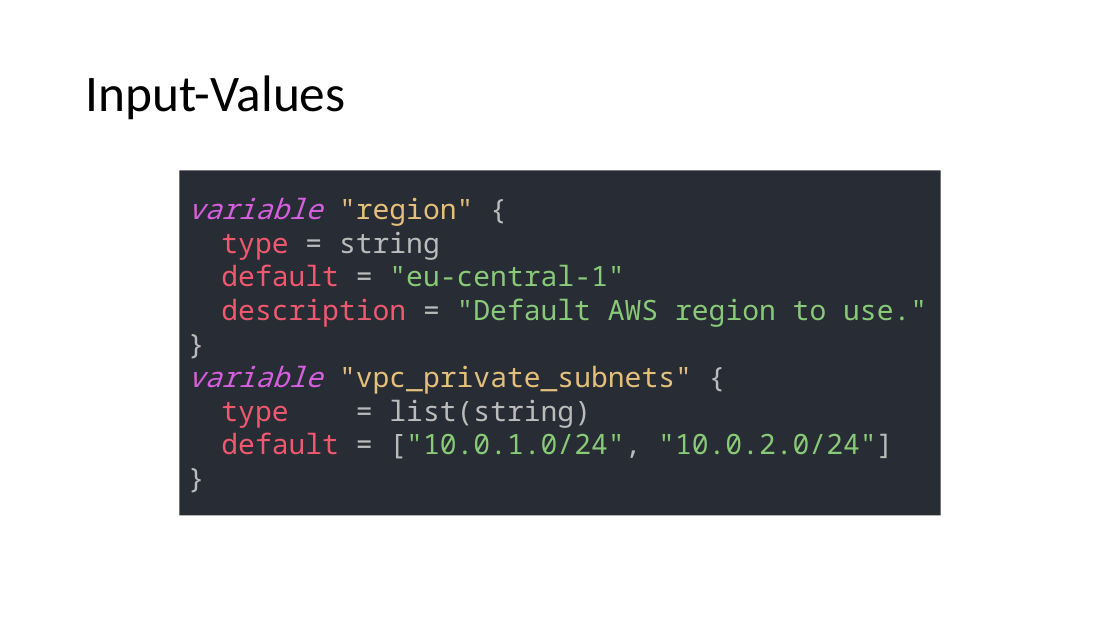
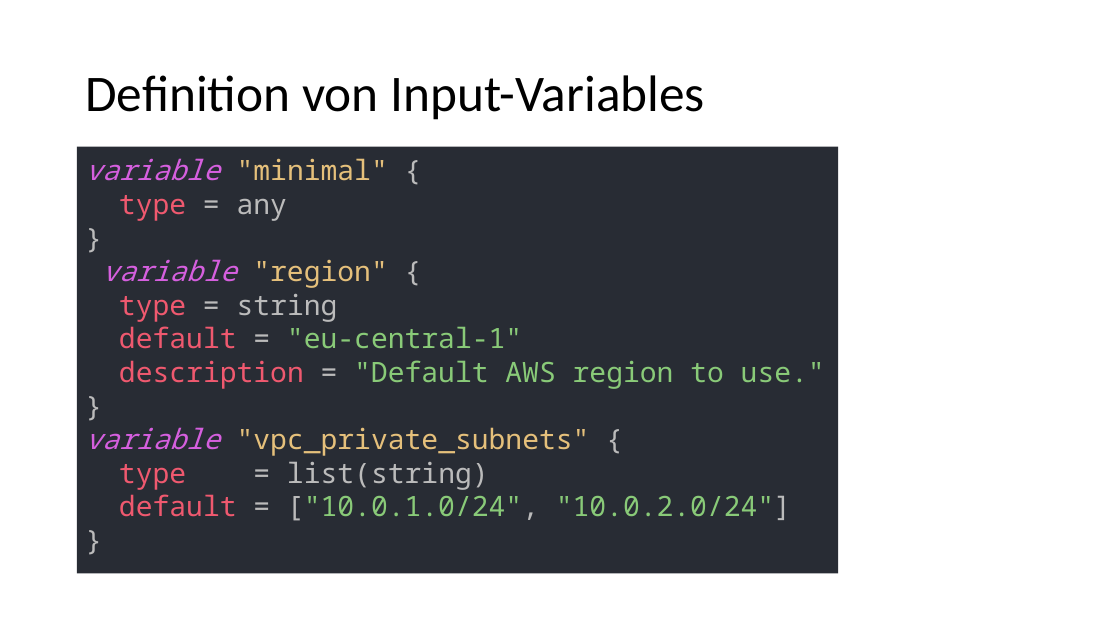
Before and after one commit to djakielski/terraform-schulung, a slide deck: slide 3 of Modul_4_Variables/Variables.pptx (slide 2 before the commit). Drawn at 1120x630 pixels with LibreOffice and Linux fonts; fonts in the diff are those of the drawing. Boxes give left, top, right and bottom in pixels: in the first picture for what was removed or moved away, otherwise in the second. Text is boxed around its words. In the diff, an @@ line names an element or a change of style, - is before the commit and + after.

Commit message:
Added/updated descriptions, added slide vor sensitive values

```diff
--- a/Modul_4_Variables/Variables.pptx
+++ b/Modul_4_Variables/Variables.pptx
@@ title at box(85, 75, 704, 120): text changed @@
-Input-Values
+Definition von Input-Variables
@@ rectangle "variable "minimal" { type = ...": place and size @@
-rectangle "variable "minimal" { type = ..." at box(180, 171, 941, 516)
+rectangle "variable "minimal" { type = ..." at box(77, 147, 839, 574)
@@ text in rectangle at box(85, 158, 388, 221): paragraph added @@
+variable "minimal" {
+type = any
+}
```
Also in this commit, not shown: 3 other slides changed, 4 slides added.
